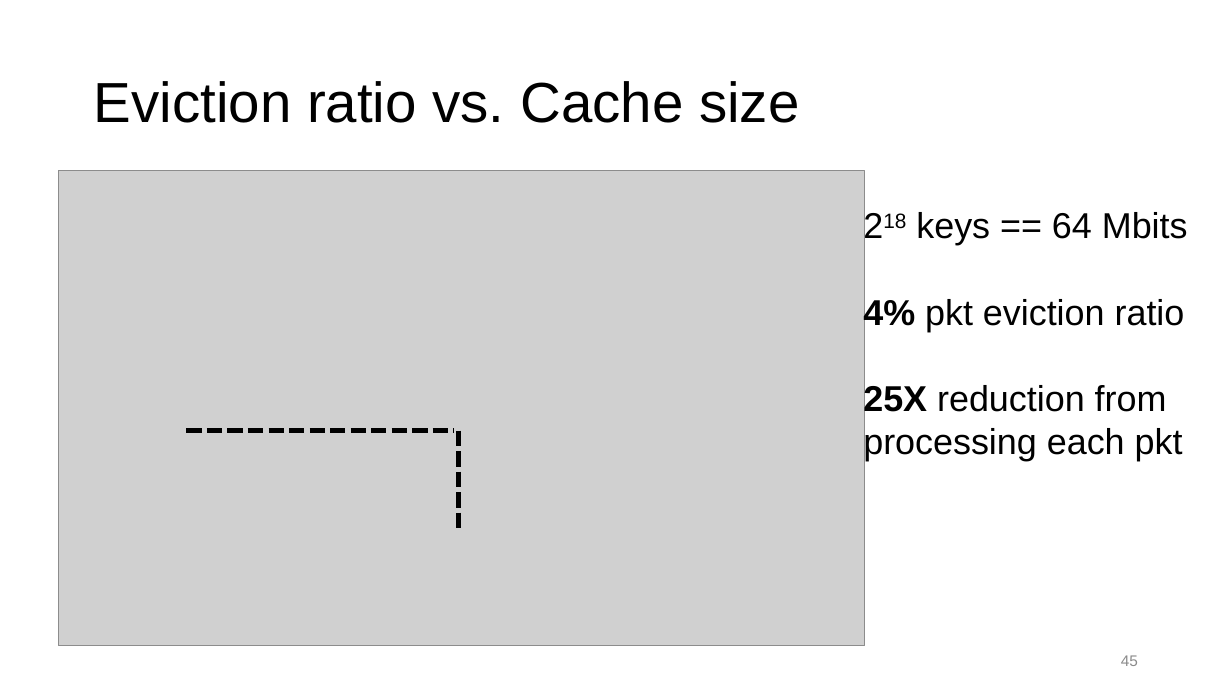
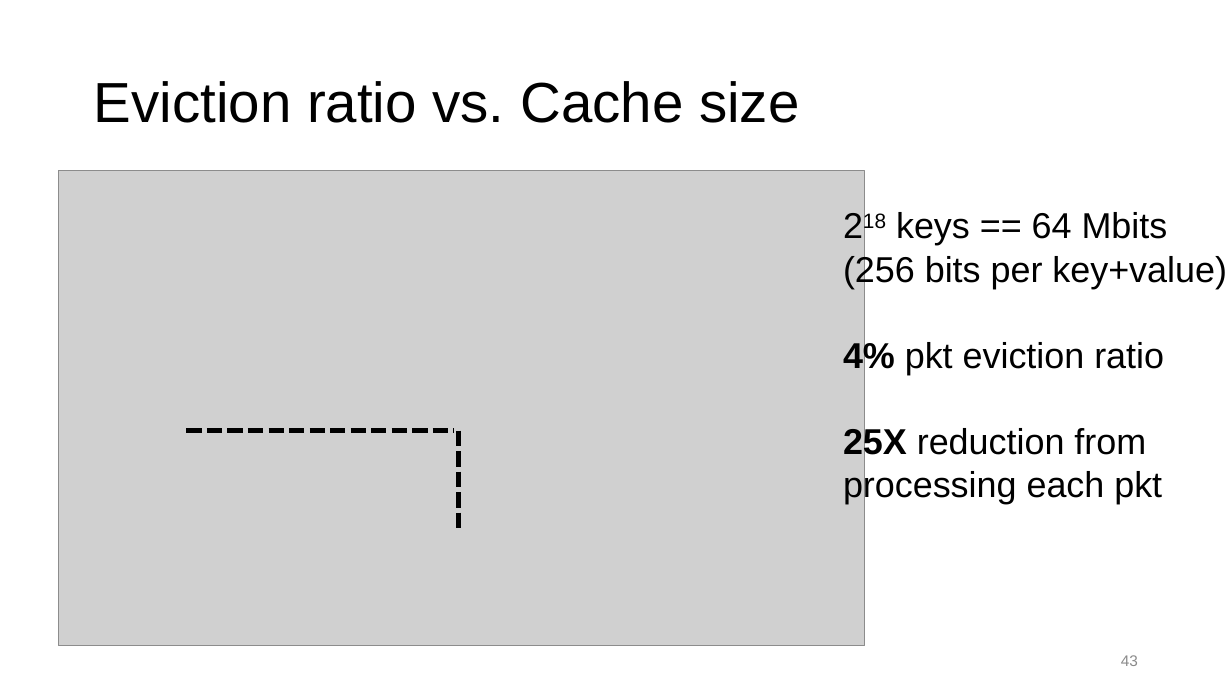
Before and after one commit to anirudhSK/pifo-domino-marple-ppts, a slide deck: slide 43 of marple_itx18.pptx (slide 45 before the commit). Drawn at 1232x693 pixels with LibreOffice and Linux fonts; fonts in the diff are those of the drawing; grey boxes stand for pictures. Boxes give left, top, right and bottom in pixels: in the first picture for what was removed or moved away, otherwise in the second. Text is boxed around its words. In the diff, an @@ line names an element or a change of style, - is before the commit and + after.

```diff
--- a/marple_itx18.pptx
+++ b/marple_itx18.pptx
@@ text "218 keys == 64 Mbits": place and size @@
-text "218 keys == 64 Mbits" at [863,212,1188,461]
+text "218 keys == 64 Mbits" at [843,212,1227,504]
@@ text at [843,254,1227,289]: paragraph added @@
+(256 bits per key+value)
@@ page number at [1121,655,1138,666]: text changed @@
-45
+43
```
Also in this commit, not shown: 3 other slides changed, 3 slides removed.
